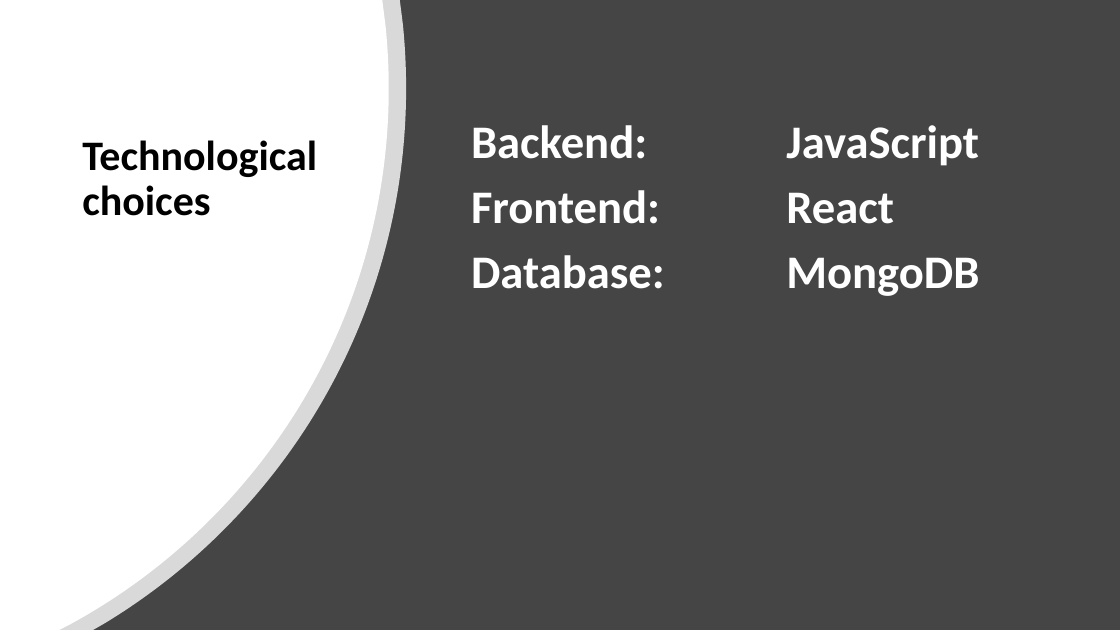
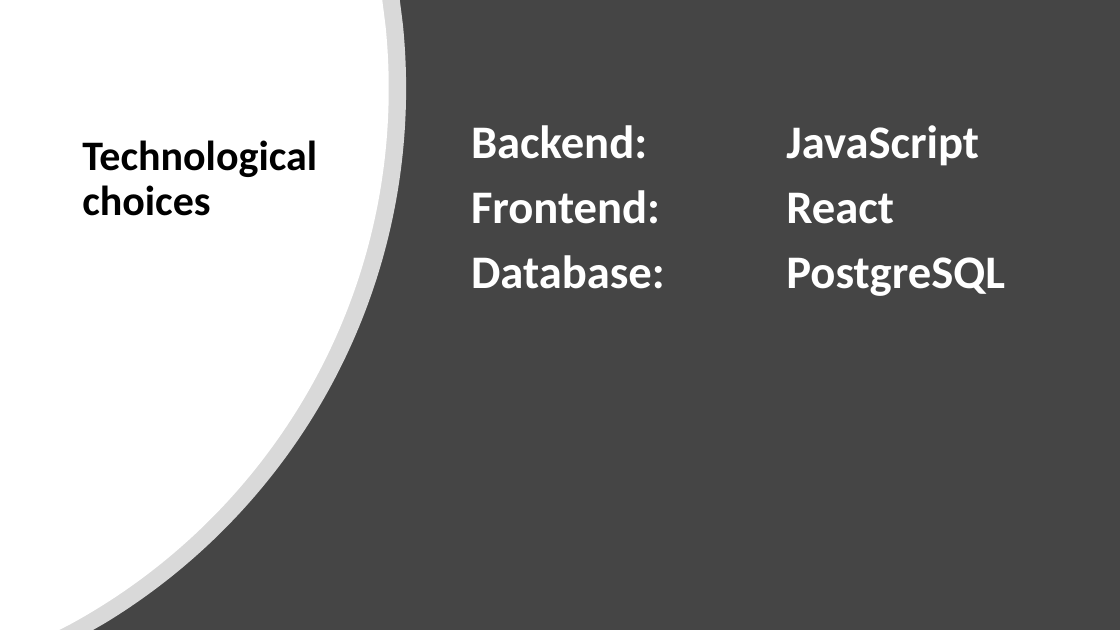
Before and after one commit to RoiTief/Exam-Management-System, a slide deck: slide 6 of docs/Proof of concept presentation.pptx. Drawn at 1120x630 pixels with LibreOffice and Linux fonts; fonts in the diff are those of the drawing. Boxes give left, top, right and bottom in pixels: in the first picture for what was removed or moved away, otherwise in the second. Text is boxed around its words. In the diff, an @@ line names an element or a change of style, - is before the commit and + after.

```diff
--- a/docs/Proof of concept presentation.pptx
+++ b/docs/Proof of concept presentation.pptx
@@ table at bbox=[463, 109, 1093, 431] @@
-row 3, column 2: MongoDB
+row 3, column 2: PostgreSQL
```
Also in this commit, not shown: 3 other slides changed, 1 other file.
